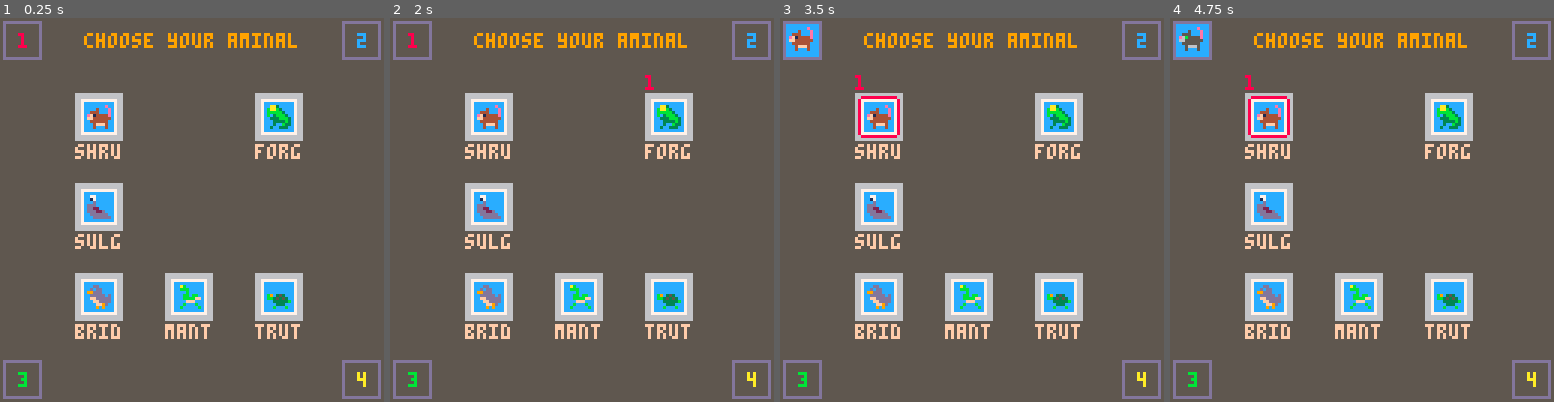
Above: before the commit, frames 1-4 (left to right).
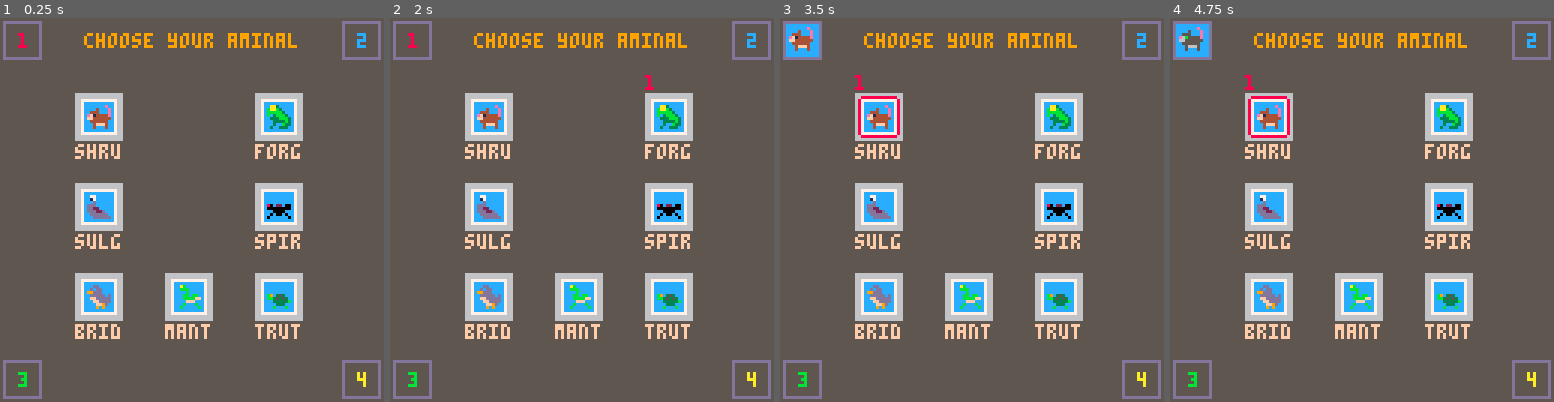
Above: after the commit, the same moments.

Repository: sealgair/aminals
Game: PICO-8 cartridge game.p8
The game is run twice, just before and just after one commit, with the same random seed, the same clock (stepped at 60 frames per second) and the same inputs.
Inputs:
- Up to frame 1 (0.25 s): no input
- Up to frame 2 (2 s): tap O (Z key) at 0.33, 0.7, 1.43 s; tap X (X key) at 1.07 s; hold Left from 1.97 s (still down)
- Up to frame 3 (3.5 s): tap X (X key) every 0.33 s from 2.07 to 3.4 s; tap O (Z key) at 2.22, 3.1 s; release Left at 2.37 s; hold Down 2.42-2.82 s; hold Right from 2.87 s (still down)
- Up to frame 4 (4.75 s): release Right at 3.53 s; hold Up 3.58-4.08 s; tap X (X key) every 0.33 s from 3.73 to 4.73 s; tap O (Z key) at 3.98 s; hold Right 4.13-4.53 s; hold Down from 4.58 s (still down)

The runs differ from the first frame. In frame 1, 1.8% of the frame differs, in the area x 66-79%, y 42-61%; in frame 2, 1.8%; in frame 3, 1.8%; in frame 4, 1.8%.

Commit message:
spir climbs on walls

Diff:
--- a/game.p8
+++ b/game.p8
@@ -69,8 +69,8 @@
 4100000000000000000000000000004100000000000000000000000000000000000000000000000000000000000000000000000000000000000000000000000000000000000000000000000000000000000000000000000000000000000000000000000000000000000000000000000000000000000000000000000000000000
 4100005050505000005050505000004100000000000000000000000000000000000000000000000000000000000000000000000000000000000000000000000000000000000000000000000000000000000000000000000000000000000000000000000000000000000000000000000000000000000000000000000000000000
 4100000000000000000000000000004100000000000000000000000000000000000000000000000000000000000000000000000000000000000000000000000000000000000000000000000000000000000000000000000000000000000000000000000000000000000000000000000000000000000000000000000000000000
-0000000000000000000000000000000000000000000000000000000000000000000000000000000000000000000000000000000000000000000000000000000000000000000000000000000000000000000000000000000000000000000000000000000000000000000000000000000000000000000000000000000000000000
-0000000000000000000000000000000000000000000000000000000000000000000000000000000000000000000000000000000000000000000000000000000000000000000000000000000000000000000000000000000000000000000000000000000000000000000000000000000000000000000000000000000000000000
+4100000000000000000000000000004100000000000000000000000000000000000000000000000000000000000000000000000000000000000000000000000000000000000000000000000000000000000000000000000000000000000000000000000000000000000000000000000000000000000000000000000000000000
+4100000000000000000000000000004100000000000000000000000000000000000000000000000000000000000000000000000000000000000000000000000000000000000000000000000000000000000000000000000000000000000000000000000000000000000000000000000000000000000000000000000000000000
 4141414100005050505000004141414100000000000000000000000000000000000000000000000000000000000000000000000000000000000000000000000000000000000000000000000000000000000000000000000000000000000000000000000000000000000000000000000000000000000000000000000000000000
 4100000000000000000000000000004100000000000000000000000000000000000000000000000000000000000000000000000000000000000000000000000000000000000000000000000000000000000000000000000000000000000000000000000000000000000000000000000000000000000000000000000000000000
 4100000000000000000000000000004100000000000000000000000000000000000000000000000000000000000000000000000000000000000000000000000000000000000000000000000000000000000000000000000000000000000000000000000000000000000000000000000000000000000000000000000000000000
--- a/main.lua
+++ b/main.lua
@@ -55,7 +55,7 @@
 playerselect = {
   options = {
     {shru, waps, forg},
-    {sulg, false, false},
+    {sulg, false, spir},
     {brid, mant, trut},
   },
   chosen = {
@@ -445,7 +445,7 @@
   waps,
   mant,
   sulg,
-  -- {name='spir'},
+  spir,
   -- {name='fung'},
 }
 animal_names = tmap(aminals, function(a) return a.name end)
--- a/players.lua
+++ b/players.lua
@@ -43,10 +43,12 @@
   }, self)
 end
 
-function playerbase:collides(x, y)
-  for x=x, x+self.w-1 do
-    for y=y, y+self.h-1 do
-      if (mfget(wrap(0, x, 127), wrap(0, y, 127), flags.stop)) return true
+function playerbase:collides(x, y, w, h)
+  w = w or self.w
+  h = h or self.h
+  for x=x, x+w-1 do
+    for y=y, y+h-1 do
+      if (mfget(wrap(0, x, 127), wrap(0, y, 127), flags.stop)) return x,y
     end
   end
   return false
@@ -61,6 +63,7 @@
   self.vy += g * self.gravity
   self.x += self.vx
   sx = sgn(self.vx)
+
   -- collide with map tiles
   while self:collides(self.x, self.y) do
     self.vx = 0
@@ -821,8 +824,83 @@
   playerbase.draw(self)
 end
 
+spir = prototype({
+  name='spir',
+  sprite=sprite:new{
+    bg=12,
+    animations={
+      idle={55},
+      walk={55,56},
+      wall_idle={39},
+      wall_walk={39,40},
+      dying=dieanim(22),
+    },
+    palettes={
+      {[0]=4, [2]=14, [8]=9},
+      {[0]=6, [2]=5, [8]=10},
+      {[0]=1, [2]=13, [8]=11},
+    },
+  },
+  vfacing=-1,
+  gravity=0,
+  wall=0,
+}, playerbase)
+
+function spir:walk()
+  local w = self:collides(self.x-1, self.y, self.w+2)
+  if w then
+    self.wall = sgn(w-self.x)
+  else
+    self.wall = 0
+  end
+
+  self.roofed = self:collides(self.x, self.y-1)
+
+  local diry = dpad('y', self.p)
+  local dirx = dpad('x', self.p)
+
+  if self.wall != 0 then
+    if (diry == 0 and not self.roofed) diry = dirx * -self.wall
+    if not self.grounded and not self.roofed then
+      dirx = 0
+    end
+  else
+    diry = 0
+  end
+
+  playerbase.walk(self, dirx)
+  self.walking = diry + dirx != 0
+
+  if diry == 0 then
+    -- speed down
+    self.vy = max(abs(self.vy) - self.accel*dt*2, 0) * sgn(self.vy)
+  else
+    self.vfacing = diry
+    -- speed up
+    self.vy = mid(-self.speed, self.vy + self.accel*diry*dt, self.speed)
+  end
+end
+
+function spir:animstate()
+  local state = playerbase.animstate(self)
+  if self.wall != 0 then
+    if (state != "dying") state = "wall_" .. state
+  end
+  return state
+end
+
+function spir:drawsprite(x, y, opts)
+  opts = opts or {}
+  if self.wall != 0 then
+    opts.flipx = self.wall > 0
+    opts.flipy = self.vfacing > 0
+  elseif self.roofed then
+    opts.flipy = true
+  end
+  playerbase.drawsprite(self, x, y, opts)
+  -- debug(self.y)
+end
+
 --[[ TODO:
-spid
-sulg
-funj
+fung
 ]]
--- a/sprites.lua
+++ b/sprites.lua
@@ -64,6 +64,10 @@
     if (type(palette) == "number") palette = self.palettes[palette]
     pal(palette)
   end
+  if self.bg then
+    palt(0, false)
+    palt(self.bg, true)
+  end
 end
 
 function sprite:draw(x,y, opts)
@@ -76,6 +80,7 @@
     self:pal(opts)
     spr(self:getcell(), x, y, opts.w or 1, opts.h or 1, opts.flipx, opts.flipy)
     pal()
+    palt()
   end
 end
 
Not shown, changed: 24 lines of the sprite sheet (__gfx__) section of game.p8
